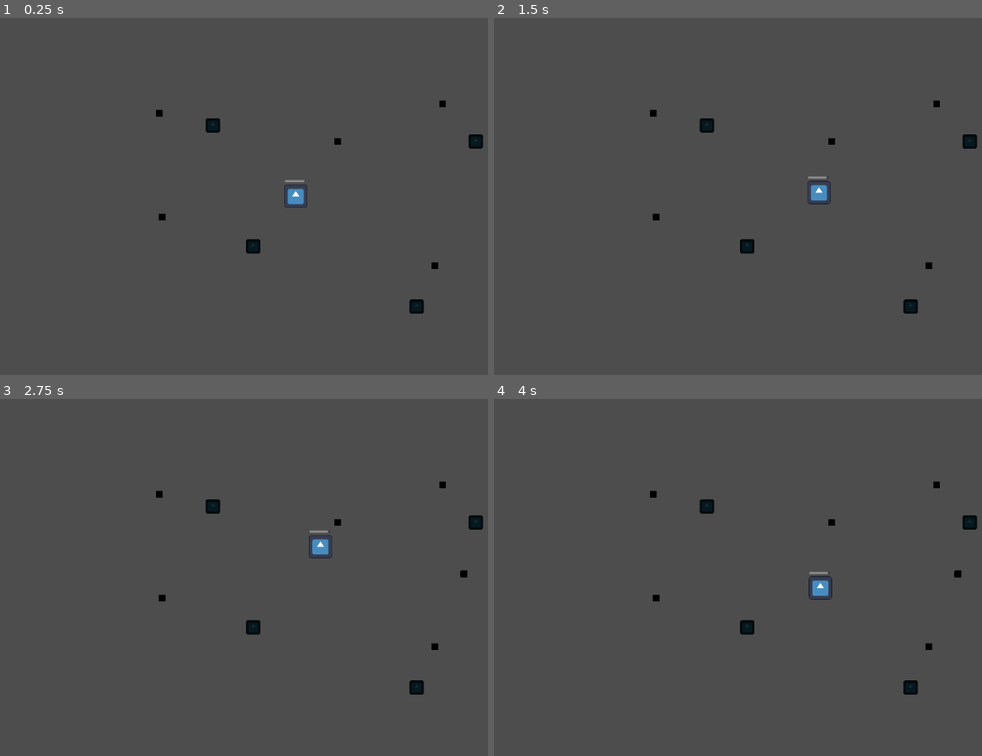
Above: before the commit, frames 1-4 (two rows, left to right).
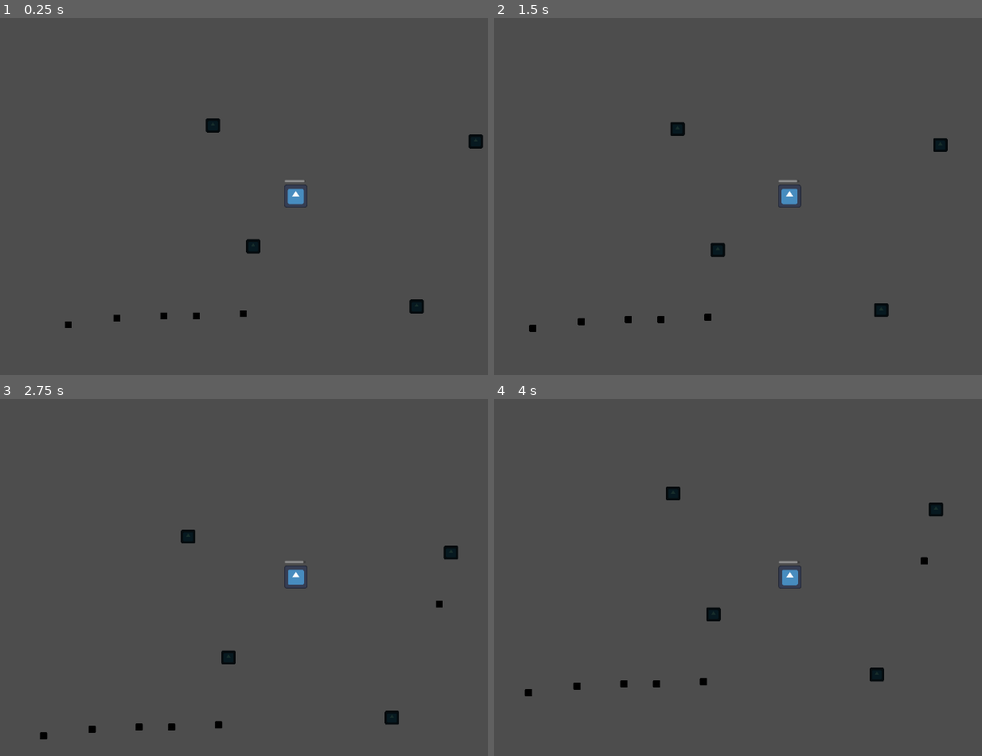
Above: after the commit, the same moments.

Repository: Floorban/Just-Run
Game: Godot game, scene res://scenes/main.tscn
The game is run twice, just before and just after one commit, with the same random seed, the same clock (stepped at 60 frames per second) and the same inputs. The engine's default icon, where the game draws it, is replaced by a stand-in: a white triangle on a blue panel in a dark square.
Inputs (mouse positions are in pixels of both pictures, inside the frame that each line leads up to):
- Up to frame 1 (0.25 s): no input
- Up to frame 2 (1.5 s): tap Enter at 0.5 s; move the mouse to (928, 178) at 0.52 s; move the mouse to (664, 214) at 1.27 s
- Up to frame 3 (2.75 s): move the mouse to (361, 498) at 2.02 s
- Up to frame 4 (4 s): move the mouse to (757, 648) at 2.77 s; move the mouse to (981, 631) at 3.52 s

The runs differ from the first frame. In frame 1, 0.3% of the frame differs, in the area x 13-92%, y 22-87%; in frame 2, 1.7%; in frame 3, 1.7%; in frame 4, 1.8%, in the area x 6-100%, y 22-84%.

Commit message:
win fix, ball respawn, camera follow

Diff:
--- /dev/null
+++ b/scenes/camera_controller.gd
@@ -0,0 +1,10 @@
+extends Node2D
+
+@export var target: Node2D
+@onready var camera: Camera2D = $Camera
+
+func _ready() -> void:
+	pass # Replace with function body.
+
+func _process(delta: float) -> void:
+	camera.global_position = lerp(camera.global_position, target.global_position, delta * 50.0)
--- a/scenes/main.tscn
+++ b/scenes/main.tscn
@@ -2,6 +2,7 @@
 
 [ext_resource type="PackedScene" uid="uid://7edvo5ukfw7f" path="res://scenes/player.tscn" id="1_o5qli"]
 [ext_resource type="PackedScene" uid="uid://exi12hnu1s1v" path="res://scenes/ball.tscn" id="2_0wfyh"]
+[ext_resource type="Script" uid="uid://cu4p20gfru5br" path="res://scenes/camera_controller.gd" id="2_tefeu"]
 [ext_resource type="Script" uid="uid://b5do1y4c2vudl" path="res://scripts/ball_spawn.gd" id="3_sugp2"]
 [ext_resource type="Script" uid="uid://wo3h5lu6ndjd" path="res://scripts/boundray_detect.gd" id="3_tbgi4"]
 [ext_resource type="PackedScene" uid="uid://2jpfau4suypg" path="res://scenes/enemy.tscn" id="4_jyhfs"]
@@ -14,6 +15,18 @@
 
 [sub_resource type="WorldBoundaryShape2D" id="WorldBoundaryShape2D_tbgi4"]
 
+[sub_resource type="RectangleShape2D" id="RectangleShape2D_tefeu"]
+size = Vector2(668, 20)
+
+[sub_resource type="RectangleShape2D" id="RectangleShape2D_tbgi4"]
+size = Vector2(1220, 20)
+
+[sub_resource type="RectangleShape2D" id="RectangleShape2D_o6xl0"]
+size = Vector2(660, 20)
+
+[sub_resource type="RectangleShape2D" id="RectangleShape2D_tipki"]
+size = Vector2(1174, 20)
+
 [sub_resource type="RectangleShape2D" id="RectangleShape2D_0wfyh"]
 size = Vector2(1152, 648)
 
@@ -21,22 +34,37 @@
 
 [node name="Player" parent="." unique_id=269785277 instance=ExtResource("1_o5qli")]
 
-[node name="Camera2D" type="Camera2D" parent="." unique_id=683868124]
+[node name="CameraController" type="Node2D" parent="." unique_id=1925134630 node_paths=PackedStringArray("target")]
+script = ExtResource("2_tefeu")
+target = NodePath("../Player")
+
+[node name="Camera" type="Camera2D" parent="CameraController" unique_id=683868124]
+top_level = true
 
 [node name="Ball" parent="." unique_id=23401371 instance=ExtResource("2_0wfyh")]
-position = Vector2(-242, 38)
+position = Vector2(-412, 233)
+is_static = true
+speed_rate = 0.2
 
 [node name="Ball2" parent="." unique_id=1772595274 instance=ExtResource("2_0wfyh")]
-position = Vector2(-247, -150)
+position = Vector2(-324, 221)
+is_static = true
+speed_rate = 0.2
 
 [node name="Ball3" parent="." unique_id=1609257010 instance=ExtResource("2_0wfyh")]
-position = Vector2(266, -167)
+position = Vector2(-239, 217)
+is_static = true
+speed_rate = 0.2
 
 [node name="Ball4" parent="." unique_id=41058301 instance=ExtResource("2_0wfyh")]
-position = Vector2(252, 126)
+position = Vector2(-180, 217)
+is_static = true
+speed_rate = 0.2
 
 [node name="Ball5" parent="." unique_id=814102706 instance=ExtResource("2_0wfyh")]
-position = Vector2(76, -99)
+position = Vector2(-95, 213)
+is_static = true
+speed_rate = 0.2
 
 [node name="Boundray" type="StaticBody2D" parent="." unique_id=1769204849]
 
@@ -59,27 +87,27 @@
 rotation = -3.1415925
 shape = SubResource("WorldBoundaryShape2D_tbgi4")
 
-[node name="detect" type="Area2D" parent="Boundray" unique_id=874679670]
+[node name="WinDetect" type="Area2D" parent="Boundray" unique_id=874679670]
 script = ExtResource("3_tbgi4")
 
-[node name="wall5" type="CollisionShape2D" parent="Boundray/detect" unique_id=169733084]
+[node name="wall5" type="CollisionShape2D" parent="Boundray/WinDetect" unique_id=169733084]
 position = Vector2(-575, 0)
 rotation = 1.5707964
-shape = SubResource("WorldBoundaryShape2D_0wfyh")
+shape = SubResource("RectangleShape2D_tefeu")
 
-[node name="wall6" type="CollisionShape2D" parent="Boundray/detect" unique_id=1072360379]
+[node name="wall6" type="CollisionShape2D" parent="Boundray/WinDetect" unique_id=1072360379]
 position = Vector2(0, 321)
-shape = SubResource("WorldBoundaryShape2D_sugp2")
+shape = SubResource("RectangleShape2D_tbgi4")
 
-[node name="wall7" type="CollisionShape2D" parent="Boundray/detect" unique_id=610479252]
+[node name="wall7" type="CollisionShape2D" parent="Boundray/WinDetect" unique_id=610479252]
 position = Vector2(572, -4)
 rotation = -1.5707964
-shape = SubResource("WorldBoundaryShape2D_jyhfs")
+shape = SubResource("RectangleShape2D_o6xl0")
 
-[node name="wall8" type="CollisionShape2D" parent="Boundray/detect" unique_id=334844524]
+[node name="wall8" type="CollisionShape2D" parent="Boundray/WinDetect" unique_id=334844524]
 position = Vector2(-1, -321)
 rotation = -3.1415925
-shape = SubResource("WorldBoundaryShape2D_tbgi4")
+shape = SubResource("RectangleShape2D_tipki")
 
 [node name="ball_spawn" type="Area2D" parent="." unique_id=2030023630]
 script = ExtResource("3_sugp2")
--- a/scripts/ball.gd
+++ b/scripts/ball.gd
@@ -1,17 +1,44 @@
 extends Area2D
 
-@export var speed_rate : float = 0.2
+@export var is_static := false
+var og_pos : Vector2
+@export var respawn_delay := 2.0
+
+@export var speed_rate := 0.2
 @export var duration := 2.0
-# Called when the node enters the scene tree for the first time.
+
 func _ready() -> void:
+	og_pos = global_position
 	body_entered.connect(_on_body_entered)
 
-
-# Called every frame. 'delta' is the elapsed time since the previous frame.
 func _process(delta: float) -> void:
 	pass
 
 func _on_body_entered(body):
+	if not visible:
+		return
 	if body is Player:
 		body.speed_up(speed_rate, duration)
+	#你放在条件外面意思是任何东西撞到都要消失哦，莫到时候又ei啷个有bug也
+	#okok 晓得
+	#敌人也可以吃 和你抢
+	#okok 不影响你
+	#queue_free()
+	free_speed_ball()
+
+func free_speed_ball() -> void:
+	if is_static:
+		hide_ball(true)
+		respawn()
+		return
 	queue_free()
+
+#给关卡里面的固定球 重新生成
+func respawn() -> void:
+	await get_tree().create_timer(respawn_delay).timeout
+	global_position = og_pos
+	hide_ball(false)
+
+func hide_ball(hide: bool) -> void:
+	visible = !hide
+	#process_mode = Node.PROCESS_MODE_DISABLED if hide else PROCESS_MODE_INHERIT
--- a/scripts/boundray_detect.gd
+++ b/scripts/boundray_detect.gd
@@ -17,5 +17,3 @@
 		print("1")
 		if body.speed > win_speed:
 			print("you win!")
-	else:
-		return
--- a/scripts/player.gd
+++ b/scripts/player.gd
@@ -15,7 +15,6 @@
 	speed_up_duration.timeout.connect(_on_timer_timeout)
 	target_speed = speed
 
-
 func _physics_process(delta: float) -> void:
 	var mouse_pos = get_global_mouse_position()
 	var direction = mouse_pos - global_position
@@ -31,15 +30,14 @@
 	if velocity.length() < lowest_limit_speed:
 		hp.value -= hp_decrease * delta
 		if hp.value == 0:
-			print("die")
-
+			#print("die")
+			pass
 
 func speed_up(speed_rate : float, duration : float):
 	target_speed = target_speed * (1 + speed_rate)
 	print(target_speed)
 	speed = target_speed * acc_time/4
 	speed_up_duration.start(duration)
-
 
 func _on_timer_timeout():
 	speed = initial_speed
Not shown, added: scenes/camera_controller.gd.uid
